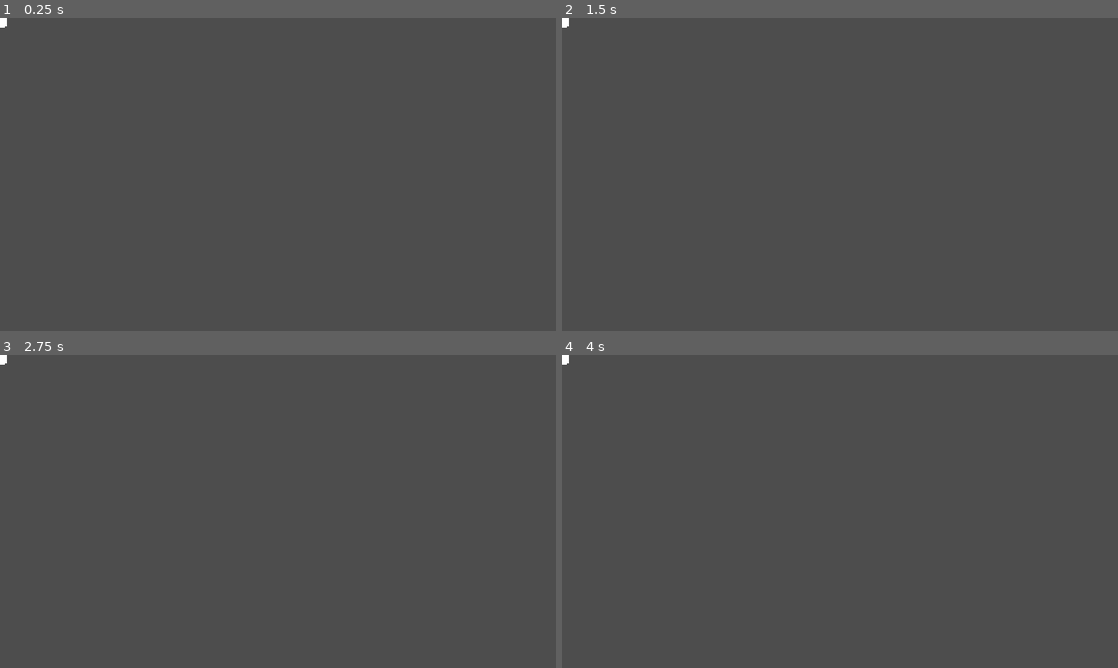
Above: before the commit, frames 1-4 (two rows, left to right).
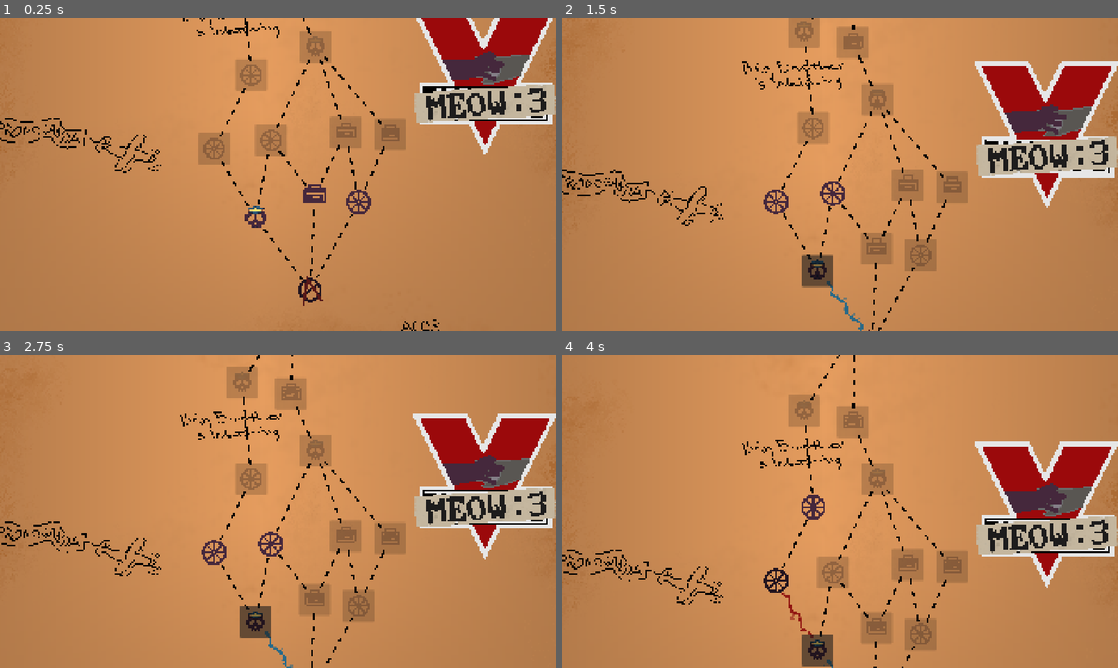
Above: after the commit, the same moments.

Repository: Winter-Aria/SouperSerious
Game: Godot game, scene res://map_screen.tscn
Two runs of this game, one before a commit and one after it. Both use one fixed random seed, a clock stepped at 60 frames per second and the inputs below. Before the commit the project starts from res://Shitty_Slay_Spire/Card.tscn. The engine's default icon, where the game draws it, is replaced by a stand-in: a white triangle on a blue panel in a dark square.
Inputs (mouse positions are in pixels of both pictures, inside the frame that each line leads up to):
- Up to frame 1 (0.25 s): no input
- Up to frame 2 (1.5 s): click (873, 315) at 0.52 s; click (817, 255) at 1.27 s
- Up to frame 3 (2.75 s): click (255, 621) at 2.02 s
- Up to frame 4 (4 s): click (778, 552) at 2.77 s; click (817, 649) at 3.52 s

The runs differ from the first frame. In frame 1, 100% of the frame differs, in the area x 0-100%, y 0-100%; in frame 2, 100%; in frame 3, 100%; in frame 4, 100%.

Commit message:
stuff for web building

Diff:
--- a/souper-serious-game-jam/project.godot
+++ b/souper-serious-game-jam/project.godot
@@ -15,7 +15,7 @@
 [application]
 
 config/name="SouperSeriousGameJam"
-run/main_scene="uid://bkyrueo3rb3e0"
+run/main_scene="uid://d36sk75ua45gs"
 config/features=PackedStringArray("4.7", "GL Compatibility")
 config/icon="res://icon.svg"
 
Not shown, added: souper-serious-game-jam/export_presets.cfg
